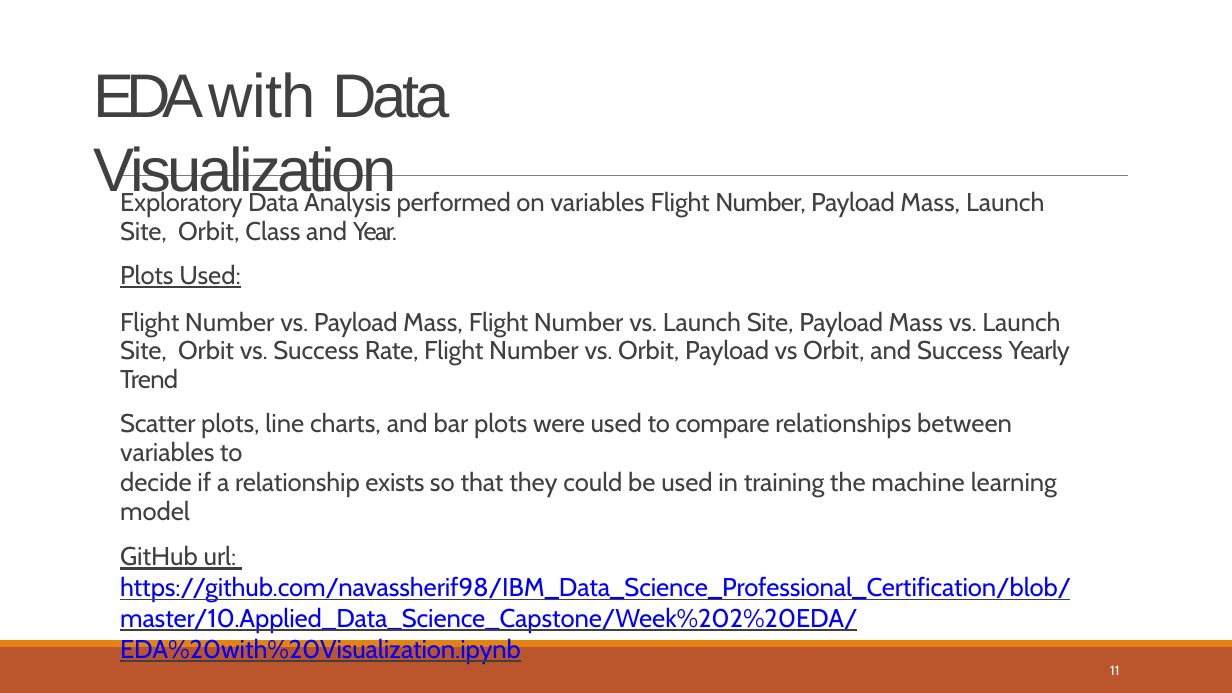
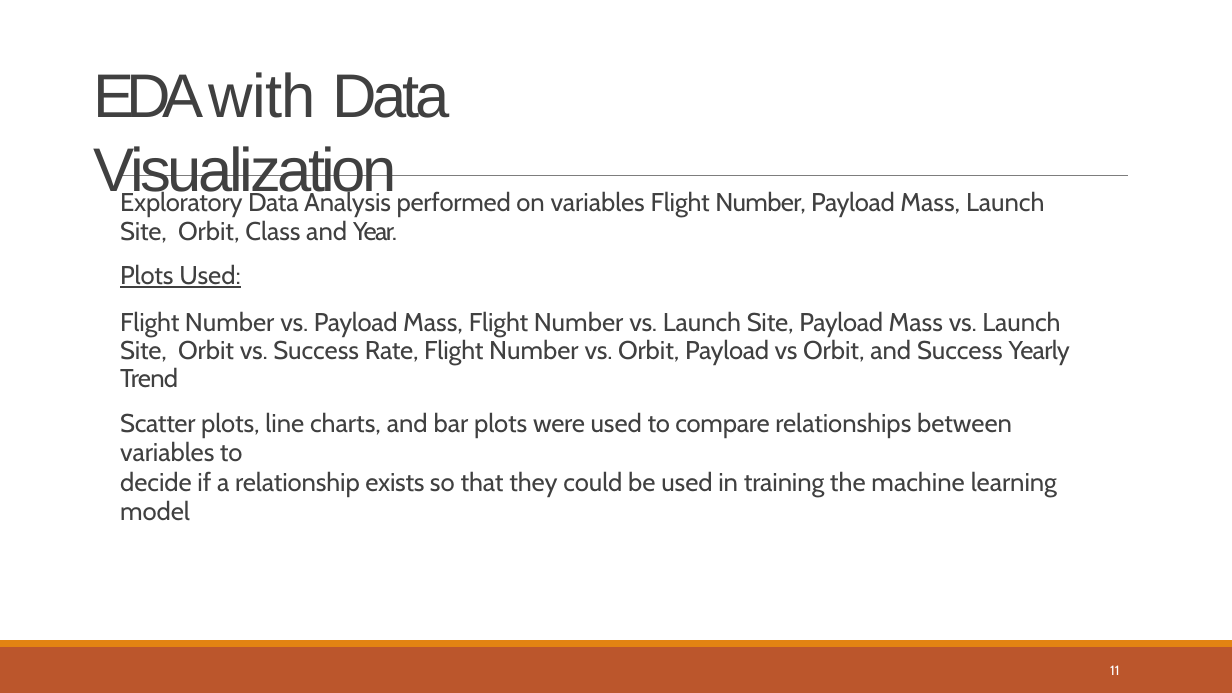
Before and after one commit to shimdol22/IBM_Data_Science_Capstone, a slide deck: slide 11 of Data Science Journey.pptx. Drawn at 1232x693 pixels with LibreOffice and Linux fonts; fonts in the diff are those of the drawing. Boxes give left, top, right and bottom in pixels: in the first picture for what was removed or moved away, otherwise in the second. Text is boxed around its words. In the diff, an @@ line names an element or a change of style, - is before the commit and + after.

```diff
--- a/Data Science Journey.pptx
+++ b/Data Science Journey.pptx
@@ text at [120, 545, 1071, 664]: paragraph removed @@
-GitHub url: https://github.com/navassherif98/IBM_Data_Science_Professional_Certification/blob/master/10.Applied_Data_Science_Capstone/Week%202%20EDA/EDA%20with%20Visualization.ipynb
```
Also in this commit, not shown: 7 other slides changed, 1 other file.
